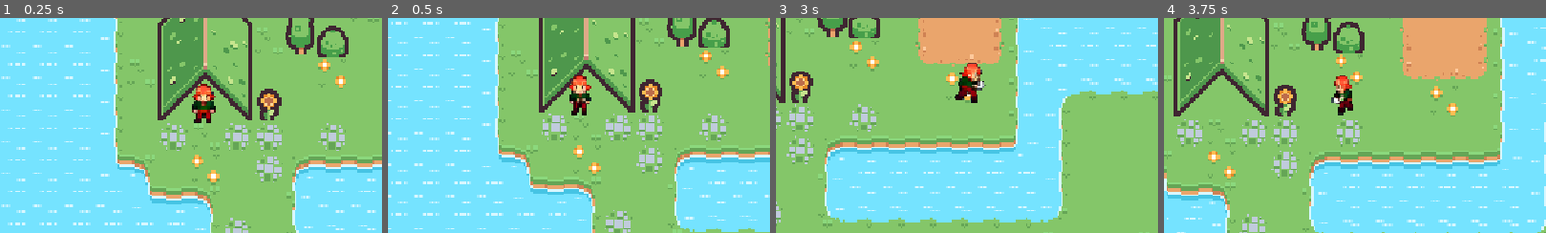
Above: before the commit, frames 1-4 (left to right).
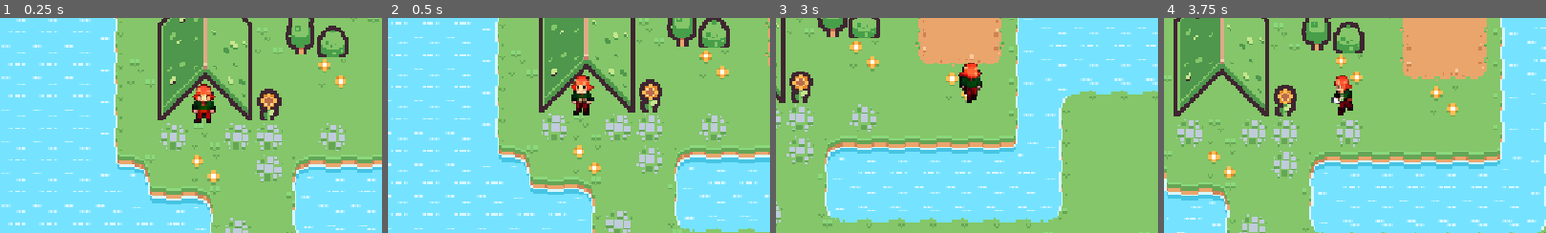
Above: after the commit, the same moments.

Repository: timkuessner/dattel-jam
Game: Godot game, scene res://scenes/main.tscn
Same seed, same stepped clock (60 frames per second), same inputs: the game is played once before the commit and once after it.
Inputs (mouse positions are % of the whole screen's width and height, from its top left):
- Up to frame 1 (0.25 s): no input
- Up to frame 2 (0.5 s): no input
- Up to frame 3 (3 s): tap Enter (ui_accept) at 0.5, 0.77, 1.52 s; move the mouse to (72, 45) at 0.52 s; hold Right (ui_right) 0.53-1.28 s; tap E (e) at 0.6, 1.35, 2.3 s; move the mouse to (30, 55) at 1.27 s; hold Down (ui_down) 1.28-2.03 s; move the mouse to (60, 28) at 2.02 s; hold Right (ui_right) 2.03-2.78 s; tap 5 at 2.1 s; move the mouse to (45, 70) at 2.77 s; hold Up (ui_up) from 2.78 s (still down); tap 6 at 2.85 s
- Up to frame 4 (3.75 s): tap Enter (ui_accept) at 3.02 s; tap E (e) at 3.05 s; move the mouse to (80, 65) at 3.52 s; release Up (ui_up) at 3.53 s; hold Left (ui_left) from 3.53 s (still down); tap 7 at 3.6 s
The pictures show only the part of the screen within x 24-74%, y 30-80%; the shares and areas given below are measured in that part.

Frame 1 is identical in both runs. In frame 2, 0.7% of the frame differs, in the area x 47-54%, y 26-46%; in frame 3, 0.8%, in the area x 46-55%, y 20-40%; in frame 4, less than 0.1%.

Commit message:
idle run

Diff:
--- a/scenes/player.tscn
+++ b/scenes/player.tscn
@@ -1,8 +1,7 @@
 [gd_scene format=3 uid="uid://bxpmjq5edm7af"]
 
 [ext_resource type="Script" uid="uid://cnqnvld7nyirs" path="res://scripts/player.gd" id="1_g2els"]
-[ext_resource type="Texture2D" uid="uid://7lgo4rey04d0" path="res://assets/sprites/player/player_sprites.png" id="2_qhqgy"]
-[ext_resource type="Texture2D" uid="uid://blhdxntf1y4md" path="res://assets/sprites/player/tile_0003.png" id="4_tuyoq"]
+[ext_resource type="Texture2D" uid="uid://cns2to50ti2tv" path="res://assets/sprites/player/player_sprites_new.png" id="2_qhqgy"]
 [ext_resource type="Texture2D" uid="uid://bu1y23ts5neag" path="res://assets/sprites/player/emote__.png" id="5_qlg0r"]
 [ext_resource type="PackedScene" uid="uid://ckw68w5dq66hd" path="res://scenes/Inventory.tscn" id="5_tuyoq"]
 
@@ -70,37 +69,53 @@
 atlas = ExtResource("2_qhqgy")
 region = Rect2(720, 0, 120, 20)
 
+[sub_resource type="AtlasTexture" id="AtlasTexture_60mlk"]
+atlas = ExtResource("2_qhqgy")
+region = Rect2(360, 40, 120, 20)
+
+[sub_resource type="AtlasTexture" id="AtlasTexture_i4ail"]
+atlas = ExtResource("2_qhqgy")
+region = Rect2(480, 40, 120, 20)
+
+[sub_resource type="AtlasTexture" id="AtlasTexture_a38lo"]
+atlas = ExtResource("2_qhqgy")
+region = Rect2(600, 40, 120, 20)
+
+[sub_resource type="AtlasTexture" id="AtlasTexture_4ni07"]
+atlas = ExtResource("2_qhqgy")
+region = Rect2(720, 40, 120, 20)
+
+[sub_resource type="AtlasTexture" id="AtlasTexture_l71n6"]
+atlas = ExtResource("2_qhqgy")
+region = Rect2(360, 60, 120, 20)
+
+[sub_resource type="AtlasTexture" id="AtlasTexture_ke2ow"]
+atlas = ExtResource("2_qhqgy")
+region = Rect2(480, 60, 120, 20)
+
+[sub_resource type="AtlasTexture" id="AtlasTexture_ujl30"]
+atlas = ExtResource("2_qhqgy")
+region = Rect2(600, 60, 120, 20)
+
+[sub_resource type="AtlasTexture" id="AtlasTexture_31cv2"]
+atlas = ExtResource("2_qhqgy")
+region = Rect2(720, 60, 120, 20)
+
 [sub_resource type="AtlasTexture" id="AtlasTexture_qhqgy"]
 atlas = ExtResource("2_qhqgy")
-region = Rect2(360, 40, 120, 20)
-
-[sub_resource type="AtlasTexture" id="AtlasTexture_60mlk"]
-atlas = ExtResource("2_qhqgy")
-region = Rect2(480, 40, 120, 20)
-
-[sub_resource type="AtlasTexture" id="AtlasTexture_i4ail"]
-atlas = ExtResource("2_qhqgy")
-region = Rect2(600, 40, 120, 20)
-
-[sub_resource type="AtlasTexture" id="AtlasTexture_a38lo"]
-atlas = ExtResource("2_qhqgy")
-region = Rect2(720, 40, 120, 20)
+region = Rect2(360, 20, 120, 20)
 
 [sub_resource type="AtlasTexture" id="AtlasTexture_pf23h"]
 atlas = ExtResource("2_qhqgy")
-region = Rect2(360, 60, 120, 20)
+region = Rect2(480, 20, 120, 20)
 
 [sub_resource type="AtlasTexture" id="AtlasTexture_dt7fs"]
 atlas = ExtResource("2_qhqgy")
-region = Rect2(480, 60, 120, 20)
+region = Rect2(600, 20, 120, 20)
 
 [sub_resource type="AtlasTexture" id="AtlasTexture_wqfne"]
 atlas = ExtResource("2_qhqgy")
-region = Rect2(600, 60, 120, 20)
-
-[sub_resource type="AtlasTexture" id="AtlasTexture_wnwbv"]
-atlas = ExtResource("2_qhqgy")
-region = Rect2(720, 60, 120, 20)
+region = Rect2(720, 20, 120, 20)
 
 [sub_resource type="SpriteFrames" id="SpriteFrames_k5pq1"]
 animations = [{
@@ -179,23 +194,43 @@
 }, {
 "frames": [{
 "duration": 1.0,
+"texture": SubResource("AtlasTexture_60mlk")
+}, {
+"duration": 1.0,
+"texture": SubResource("AtlasTexture_i4ail")
+}, {
+"duration": 1.0,
+"texture": SubResource("AtlasTexture_a38lo")
+}, {
+"duration": 1.0,
+"texture": SubResource("AtlasTexture_4ni07")
+}],
+"loop": 1,
+"name": &"run_left",
+"speed": 5.0
+}, {
+"frames": [{
+"duration": 1.0,
+"texture": SubResource("AtlasTexture_l71n6")
+}, {
+"duration": 1.0,
+"texture": SubResource("AtlasTexture_ke2ow")
+}, {
+"duration": 1.0,
+"texture": SubResource("AtlasTexture_ujl30")
+}, {
+"duration": 1.0,
+"texture": SubResource("AtlasTexture_31cv2")
+}],
+"loop": 1,
+"name": &"run_right",
+"speed": 5.0
+}, {
+"frames": [{
+"duration": 1.0,
 "texture": SubResource("AtlasTexture_qhqgy")
 }, {
 "duration": 1.0,
-"texture": SubResource("AtlasTexture_60mlk")
-}, {
-"duration": 1.0,
-"texture": SubResource("AtlasTexture_i4ail")
-}, {
-"duration": 1.0,
-"texture": SubResource("AtlasTexture_a38lo")
-}],
-"loop": 1,
-"name": &"run_left",
-"speed": 5.0
-}, {
-"frames": [{
-"duration": 1.0,
 "texture": SubResource("AtlasTexture_pf23h")
 }, {
 "duration": 1.0,
@@ -203,18 +238,12 @@
 }, {
 "duration": 1.0,
 "texture": SubResource("AtlasTexture_wqfne")
-}, {
-"duration": 1.0,
-"texture": SubResource("AtlasTexture_wnwbv")
-}],
-"loop": 1,
-"name": &"run_right",
-"speed": 5.0
-}, {
-"frames": [{
-"duration": 1.0,
-"texture": ExtResource("4_tuyoq")
-}],
+}],
+"loop": 1,
+"name": &"run_up",
+"speed": 5.0
+}, {
+"frames": [],
 "loop": 1,
 "name": &"sleep",
 "speed": 5.0
@@ -229,7 +258,7 @@
 [node name="AnimatedSprite2D" type="AnimatedSprite2D" parent="." unique_id=726144485]
 position = Vector2(0, -12)
 sprite_frames = SubResource("SpriteFrames_k5pq1")
-animation = &"idle_down"
+animation = &"run_up"
 autoplay = "idle_down"
 
 [node name="CollisionShape2D" type="CollisionShape2D" parent="." unique_id=881906499]
Binary file removed: assets/sprites/player/player_sprites.png
Binary file added: assets/sprites/player/player_sprites_centered.png
Not shown, changed: assets/sprites/player/player_sprites_centered.png.import
Not shown, changed: assets/sprites/.DS_Store
Not shown, added: assets/sprites/player/.DS_Store
